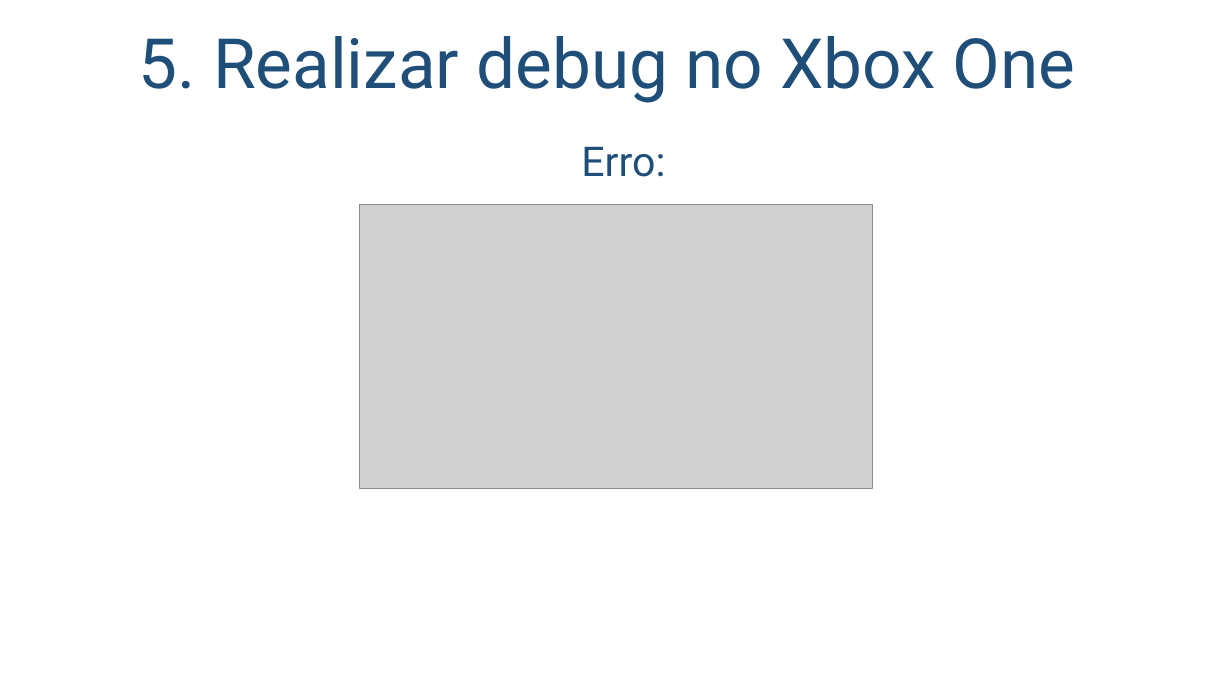
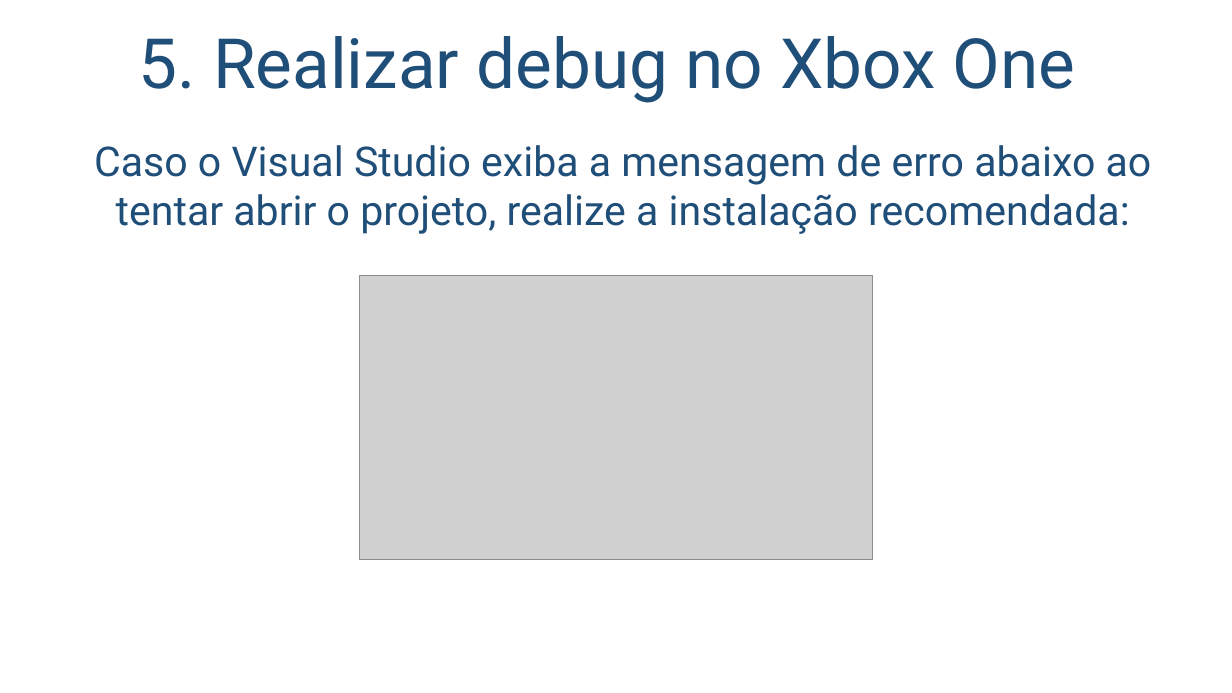
Before and after one commit to salmo-jr/public-slides, a slide deck: slide 15 of building-games-for-XboxOne.pptx. Drawn at 1232x693 pixels with LibreOffice and Linux fonts; fonts in the diff are those of the drawing; grey boxes stand for pictures; background and template pictures are left out. Boxes give left, top, right and bottom in pixels: in the first picture for what was removed or moved away, otherwise in the second. Text is boxed around its words. In the diff, an @@ line names an element or a change of style, - is before the commit and + after.

```diff
--- a/building-games-for-XboxOne.pptx
+++ b/building-games-for-XboxOne.pptx
@@ text at box(94, 145, 1152, 234): text changed @@
-Erro:
+Caso o Visual Studio exiba a mensagem de erro abaixo ao tentar abrir o projeto, realize a instalação recomendada:
@@ picture: place and size @@
-picture at box(360, 204, 872, 488)
+picture at box(360, 276, 872, 560)
```
Also in this commit, not shown: 3 other slides changed.
